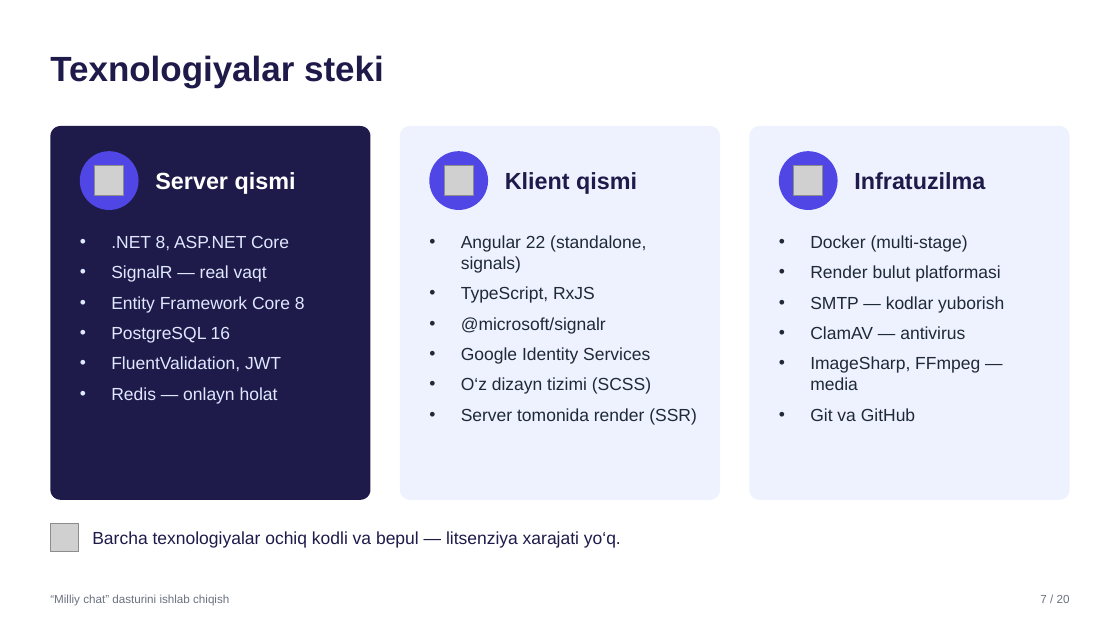
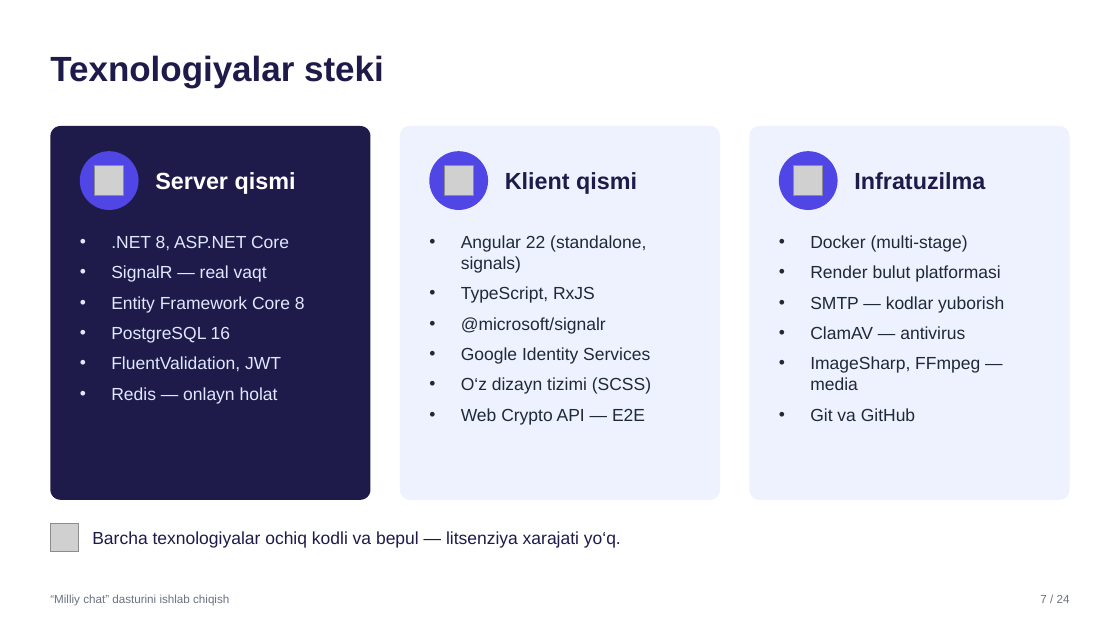
Before and after one commit to SardorSohinazarov/diplom-ish, a slide deck: slide 7 of diplom/Taqdimot_Sohinazarov_Sardor.pptx. Drawn at 1120x630 pixels with LibreOffice and Linux fonts; fonts in the diff are those of the drawing; grey boxes stand for pictures. Boxes give left, top, right and bottom in pixels: in the first picture for what was removed or moved away, otherwise in the second. Text is boxed around its words. In the diff, an @@ line names an element or a change of style, - is before the commit and + after.

```diff
--- a/diplom/Taqdimot_Sohinazarov_Sardor.pptx
+++ b/diplom/Taqdimot_Sohinazarov_Sardor.pptx
@@ text at [461,408,645,425]: text changed @@
-• Server tomonida render (SSR)
+• Web Crypto API — E2E
@@ text at [1040,595,1070,603]: text changed @@
-7 / 20
+7 / 24
```
Also in this commit, not shown: 17 other slides changed, 4 slides added, 2 other files.
